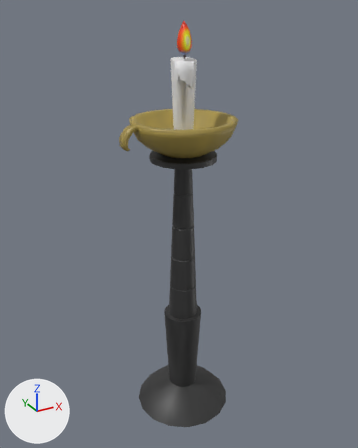
An edit to the OBJ model project/Resources/Assets/models/candlestickL/candlestickL.obj, drawn before and after from the same camera.
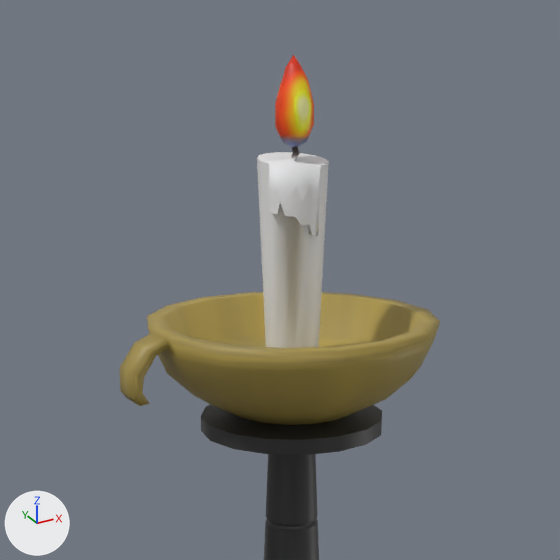
Old and new are each drawn whole from a camera (50 mm lens) standing at (-2.03, -3.6, 3.79) and looking at (-0.02, 0.04, 1.97) and again close up on the part from 21% to 79% of the width and 0% to 47% of the height. Lighting does not change. The marker at lower left points along +X, +Y and +Z. The last two pictures show the newer version. Where no turn or scale is listed for an object, it has been applied to the vertices.

Names of what the first close-up shows: '円柱'.
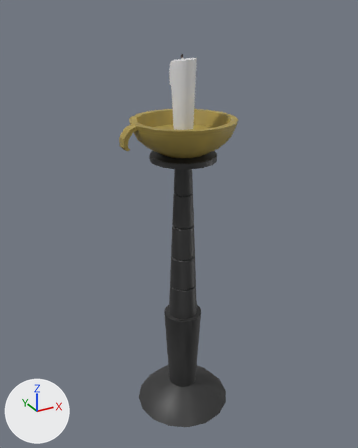
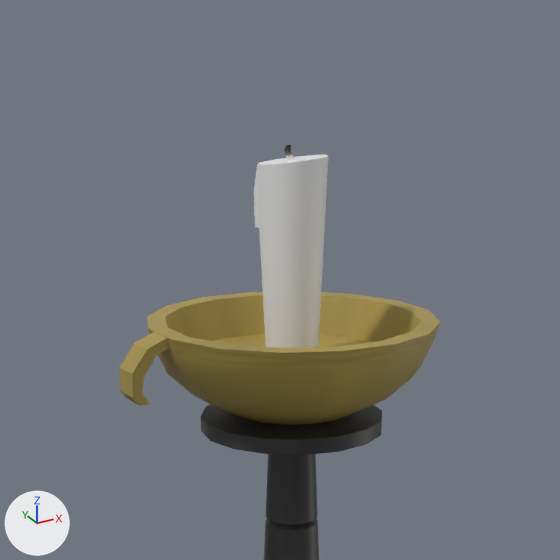
Where the change shows, as pixel boxes (x1, y1, x2, y2) in the close-ups (560 x 560 px; the box of a moved part takes in the faces that stretch with it):
'円柱', reshaped
    before: (120, 55, 440, 560)
    after: (120, 145, 440, 560)
part 1 of me_円柱, deleted
    before: (275, 55, 314, 147)
part 2 of me_円柱, moved or reshaped
    before: (257, 146, 329, 348)
    after: (254, 145, 328, 348)

Edits to the bpy script that builds the scene:
```text
Change me_円柱:
    used by ob_円柱; location = (0.0, 0.0, 0.0)
    remove me_円柱.from_pydata(...)  # 585 vertices, 1154 faces; spans x -0.56..0.47, y -0.47..0.47, z 0.01..3.69
    add me_円柱.from_pydata(...)  # 543 vertices, 1074 faces; spans x -0.56..0.47, y -0.47..0.47, z 0.01..3.45
    me_円柱 part 1: the loose piece of 42 vertices spanning x -0.06..0.05, y -0.07..0.04, z 3.44..3.69 is deleted
    me_円柱 part 2: 6 vertices moved from x -0.1..0.0, y -0.04..-0.01, z 3.27..3.44 to x -0.11..0.0, y 0.0..0.01, z 3.4..3.44; 57 vertices removed from x -0.11..0.11, y -0.12..0.11, z 2.79..3.45; 57 vertices added at x -0.1..0.11, y -0.11..0.12, z 2.79..3.45
    other edits to the shape of me_円柱 do not show in these pictures
    remove me_円柱.materials.append(mat_マテリアル_003)  # picture img_candlefire_png
```
